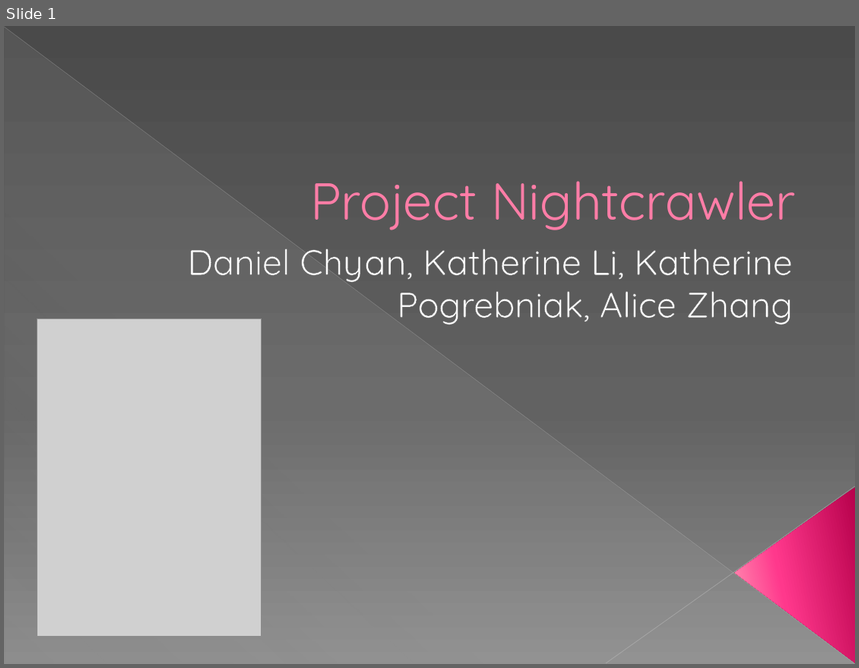
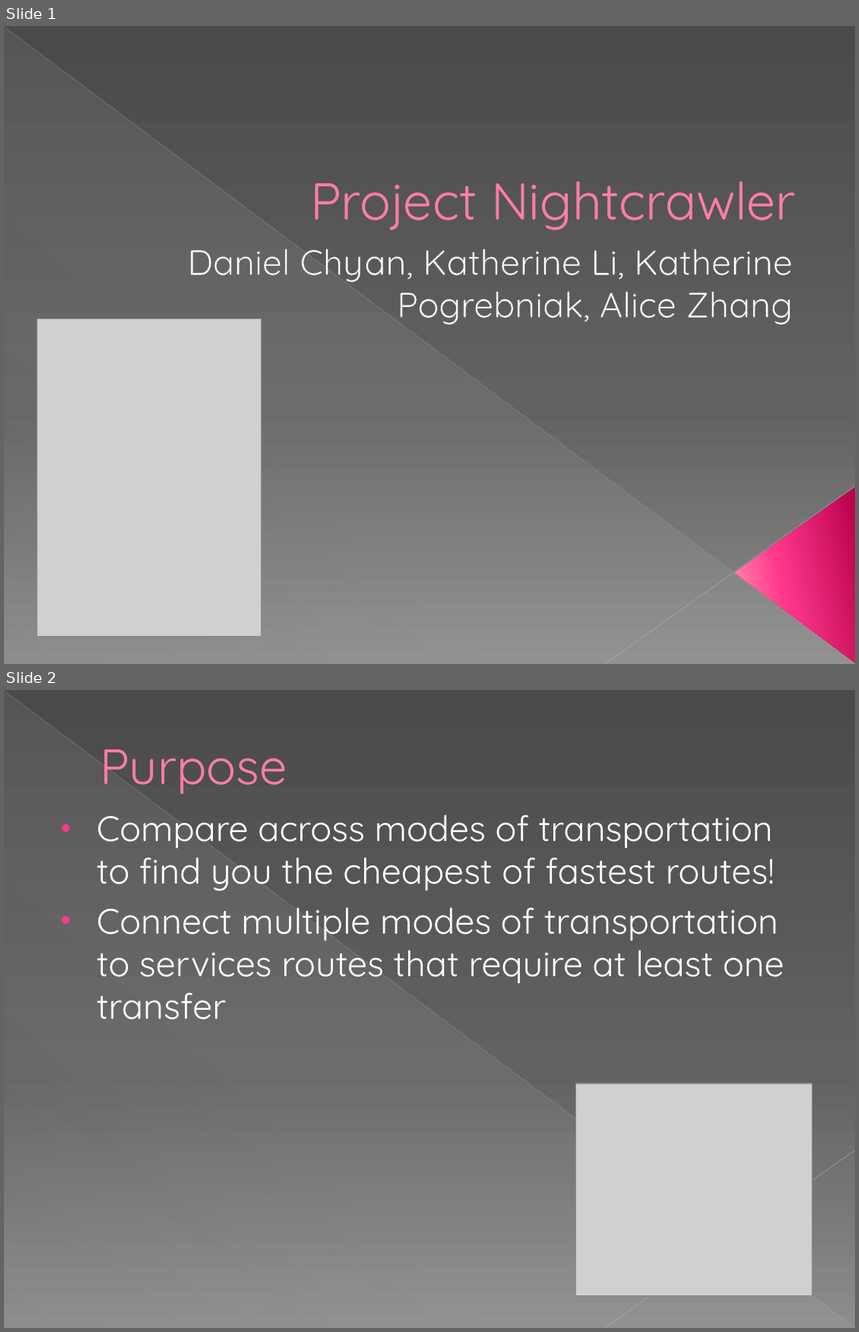
Before and after one commit to bitnovus/nightcrawler, a slide deck: nightcrawlerDemo.pptx. Shown one above the other, each under a label of ours: slide 1 before the commit, slides 1 and 2 after it. The pictures are 859x668 and 859x1332 pixels, drawn with LibreOffice and Linux fonts; fonts in the diff are those of the drawing; grey boxes stand for pictures. Boxes give left, top, right and bottom in pixels: in the first picture for what was removed or moved away, otherwise in the second. Text is boxed around its words. In the diff, an @@ line names an element or a change of style, - is before the commit and + after.

```diff
--- a/nightcrawlerDemo.pptx
+++ b/nightcrawlerDemo.pptx
@@ slide 2 added at (4, 690, 855, 1328), background gradient #4A4A4A to #626262 to #8C8C8C; not listed: 3 template elements that a slide beside it also shows @@
@@ title added at (100, 749, 287, 794), 42 pt, text #FF7DA7 @@
+Purpose
@@ text added at (97, 815, 785, 1020), 30 pt, text #FFFFFF @@
+• Compare across modes of transportation to find you the cheapest of fastest routes!
+• Connect multiple modes of transportation to services routes that require at least one transfer
@@ picture added at (576, 1083, 813, 1296) @@
```
Also in this commit, not shown: 1 slide changed, 2 other slides added, 2 slides removed.
